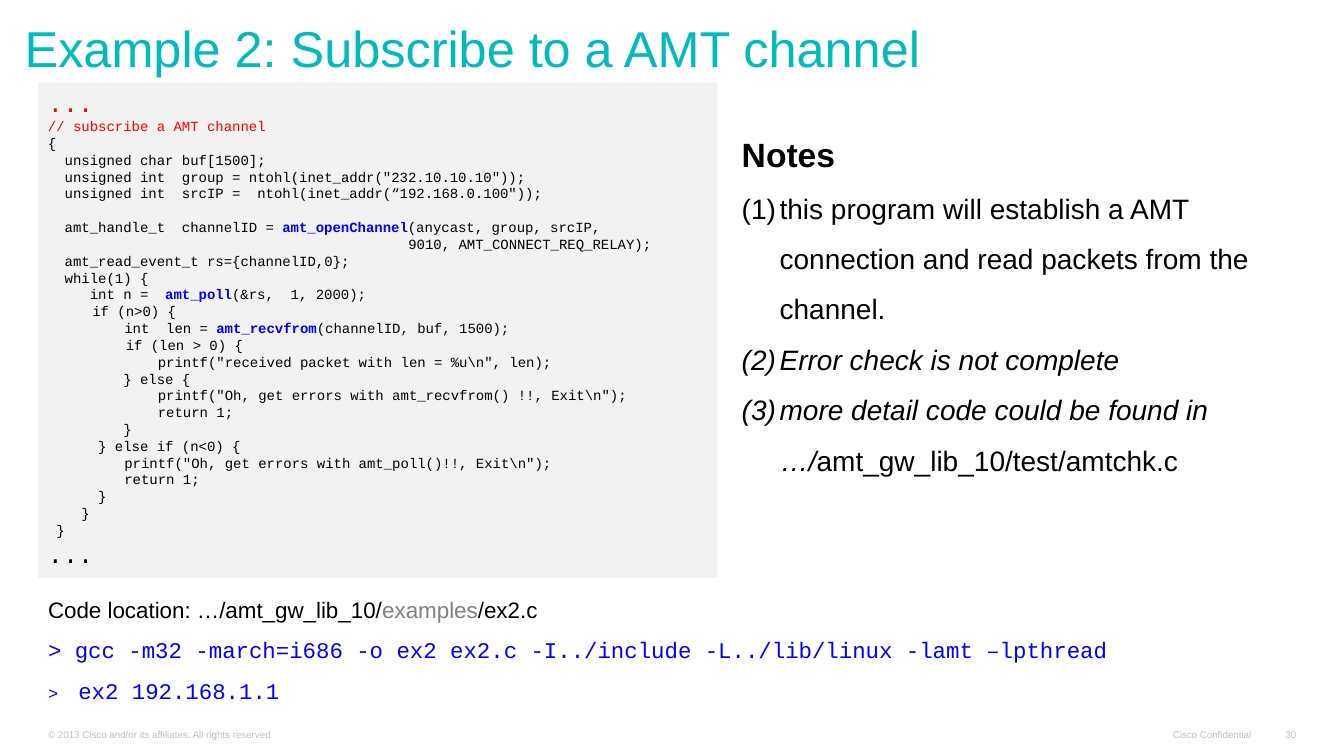
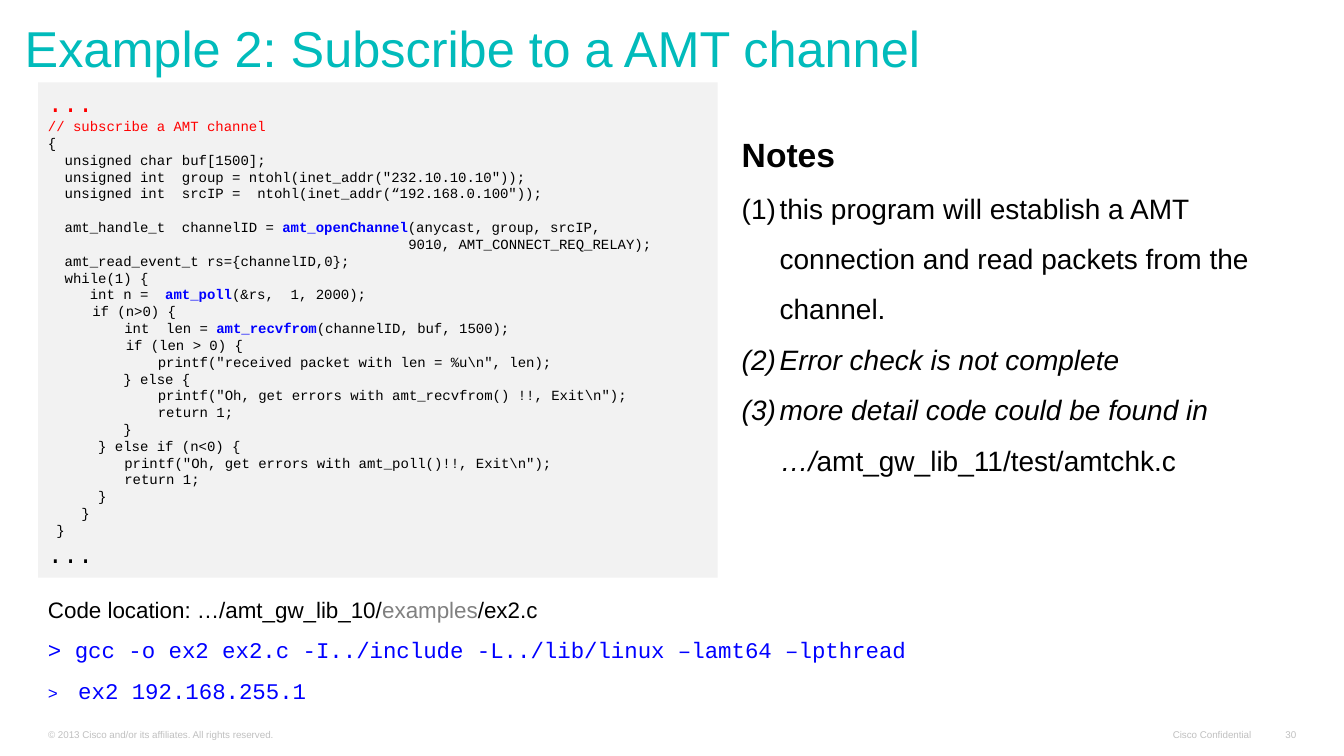
Before and after one commit to cisco/SSMAMTtools, a slide deck: slide 30 of docs/amt-gw-lib-v5.1.pptx. Drawn at 1344x756 pixels with LibreOffice and Linux fonts; fonts in the diff are those of the drawing; background and template pictures are left out. Boxes give left, top, right and bottom in pixels: in the first picture for what was removed or moved away, otherwise in the second. Text is boxed around its words. In the diff, an @@ line names an element or a change of style, - is before the commit and + after.

```diff
--- a/docs/amt-gw-lib-v5.1.pptx
+++ b/docs/amt-gw-lib-v5.1.pptx
@@ text at [781, 450, 1176, 476]: text changed @@
-…/amt_gw_lib_10/test/amtchk.c
+…/amt_gw_lib_11/test/amtchk.c
@@ text at [48, 601, 906, 700]: text changed @@
-Code location: …/amt_gw_lib_10/examples/ex2.c
-> gcc -m32 -march=i686 -o ex2 ex2.c -I../include -L../lib/linux -lamt –lpthread
-> ex2 192.168.1.1
+Code location: …/amt_gw_lib_10/examples/ex2.c
+> gcc -o ex2 ex2.c -I../include -L../lib/linux –lamt64 –lpthread
+> ex2 192.168.255.1
```
Also in this commit, not shown: 10 other slides changed, 17 other files.
